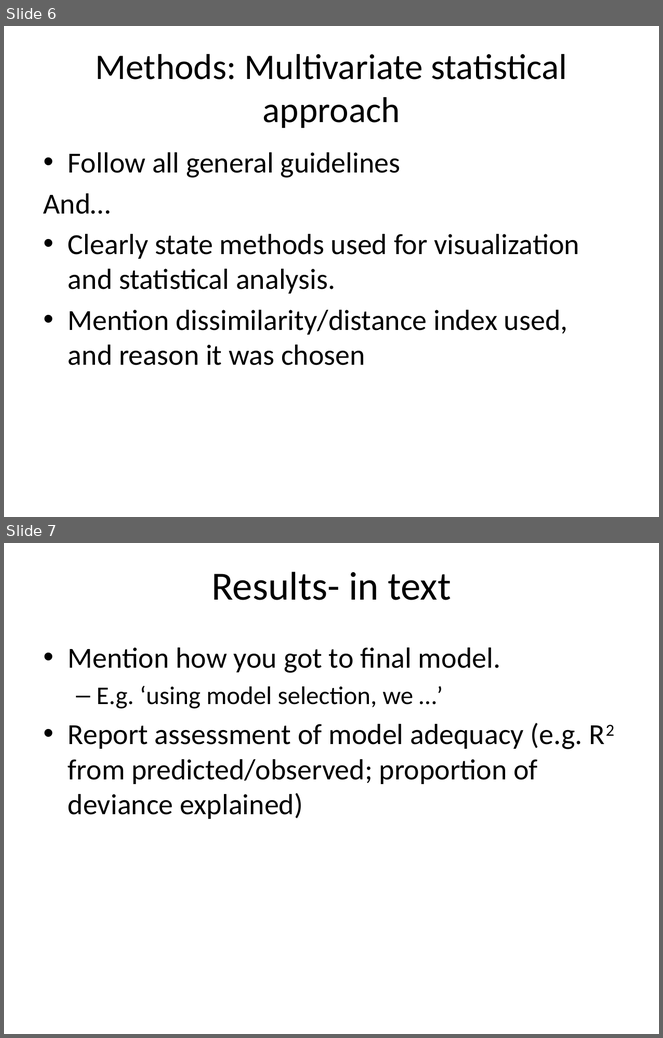
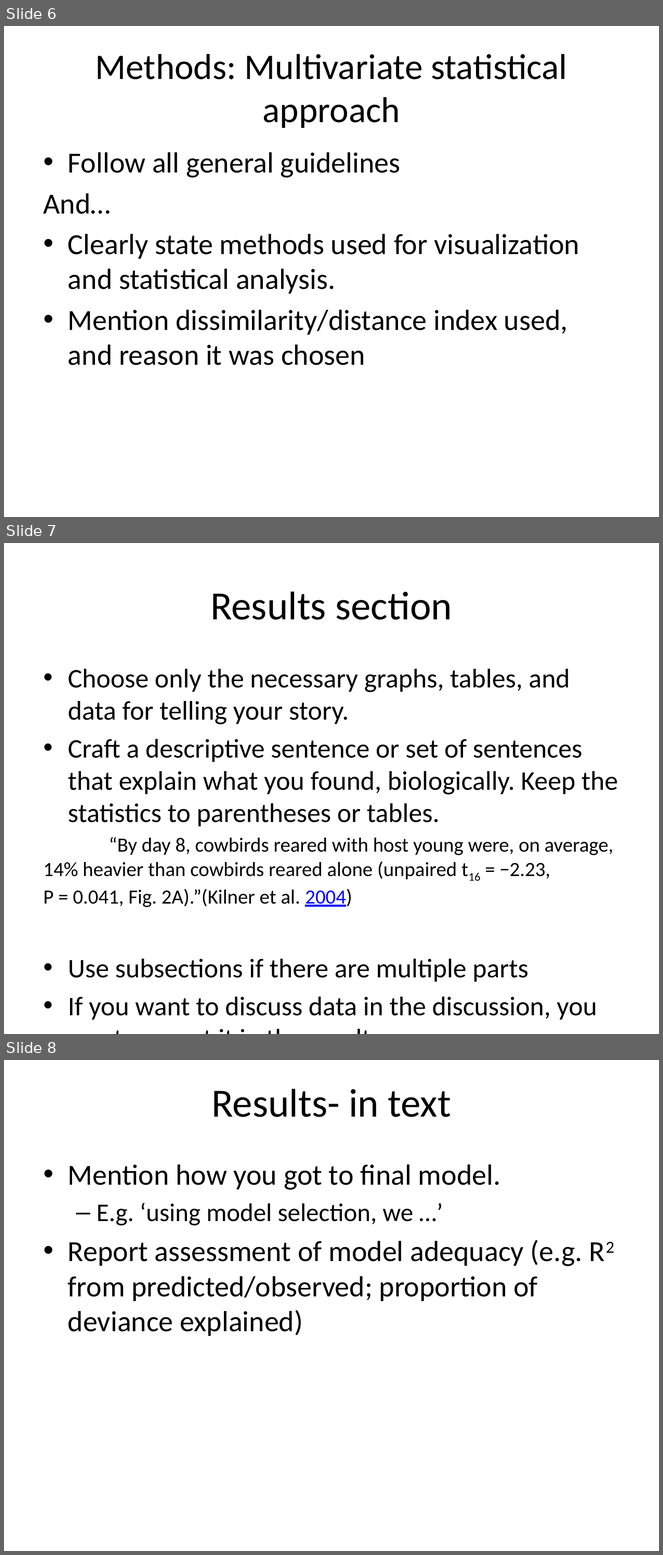
Before and after one commit to EEOB590A-Fall-2019/Course-Materials, a slide deck: 8. Writing a manuscript/what to include in a paper.pptx. Shown one above the other, each under a label of ours: slides 6 and 7 before the commit, slides 6, 7 and 8 after it. The pictures are 663x1038 and 663x1555 pixels, drawn with LibreOffice and Linux fonts; fonts in the diff are those of the drawing. Boxes give left, top, right and bottom in pixels: in the first picture for what was removed or moved away, otherwise in the second. Text is boxed around its words. In the diff, an @@ line names an element or a change of style, - is before the commit and + after.

Commit message:
update what to include

```diff
--- a/8. Writing a manuscript/what to include in a paper.pptx
+++ b/8. Writing a manuscript/what to include in a paper.pptx
@@ slide 7 added at bbox=[4, 543, 659, 1034], background #FFFFFF @@
@@ title added at bbox=[210, 591, 452, 620], 44 pt, text #000000 @@
+Results section
@@ text added at bbox=[44, 669, 618, 1020], 29.6 pt, text #000000 @@
+• Choose only the necessary graphs, tables, and data for telling your story.
+• Craft a descriptive sentence or set of sentences that explain what you found, biologically. Keep the statistics to parentheses or tables.
+“By day 8, cowbirds reared with host young were, on average, 14% heavier than cowbirds reared alone (unpaired t16 = −2.23, P = 0.041, Fig. 2A).”(Kilner et al. 2004)
+• Use subsections if there are multiple parts
+• If you want to discuss data in the discussion, you must present it in the results.
@@ what was slide 7 is now slide 8 @@
```
Also in this commit, not shown: 7 slides changed.
